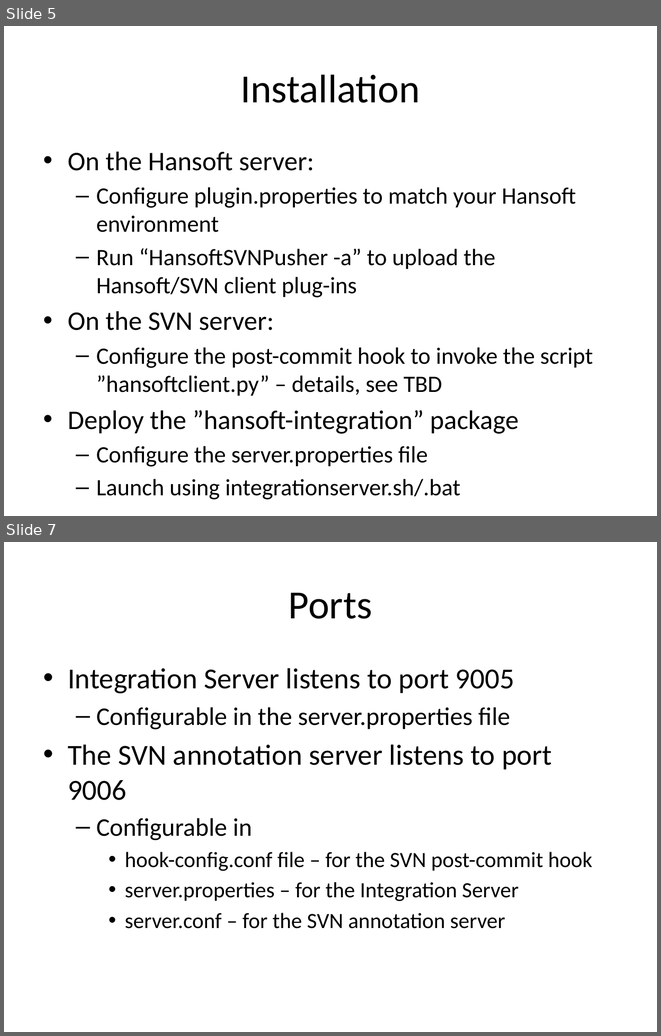
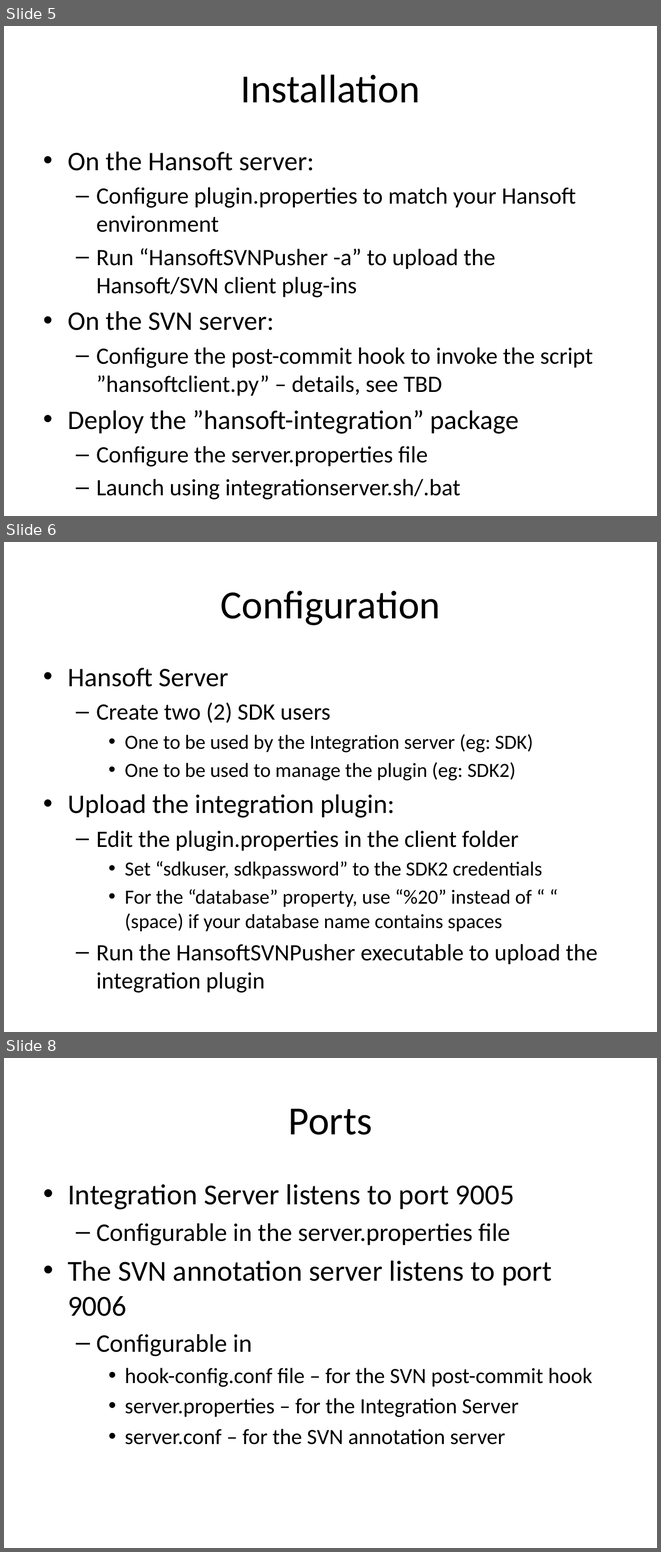
Before and after one commit to FindOut/hansoft-svn, a slide deck: HansoftSVN Integration Overview.pptx. Shown one above the other, each under a label of ours: slides 5 and 7 before the commit, slides 5, 6 and 8 after it; the slides between them are not shown. The pictures are 661x1036 and 661x1552 pixels, drawn with LibreOffice and Linux fonts; fonts in the diff are those of the drawing. Boxes give left, top, right and bottom in pixels: in the first picture for what was removed or moved away, otherwise in the second. Text is boxed around its words. In the diff, an @@ line names an element or a change of style, - is before the commit and + after.

Commit message:
Updates the HansoftSVN Integration Overview presentation with configuration details

```diff
--- a/HansoftSVN Integration Overview.pptx
+++ b/HansoftSVN Integration Overview.pptx
@@ slide 6 added at (x1=4, y1=542, x2=657, y2=1032), background #FFFFFF @@
@@ title added at (x1=220, y1=591, x2=440, y2=625), 44 pt, text #000000 @@
+Configuration
@@ text added at (x1=68, y1=668, x2=598, y2=992), 22.2 pt, text #000000 @@
+• Hansoft Server
+  – Create two (2) SDK users
+    • One to be used by the Integration server (eg: SDK)
+    • One to be used to manage the plugin (eg: SDK2)
+• Upload the integration plugin:
+  – Edit the plugin.properties in the client folder
+    • Set “sdkuser, sdkpassword” to the SDK2 credentials
+    • For the “database” property, use “%20” instead of “ “ (space) if your database name contains spaces
+  – Run the HansoftSVNPusher executable to upload the integration plugin
@@ what was slide 7 is now slide 8 @@
```
Also in this commit, not shown: 5 slides changed.
